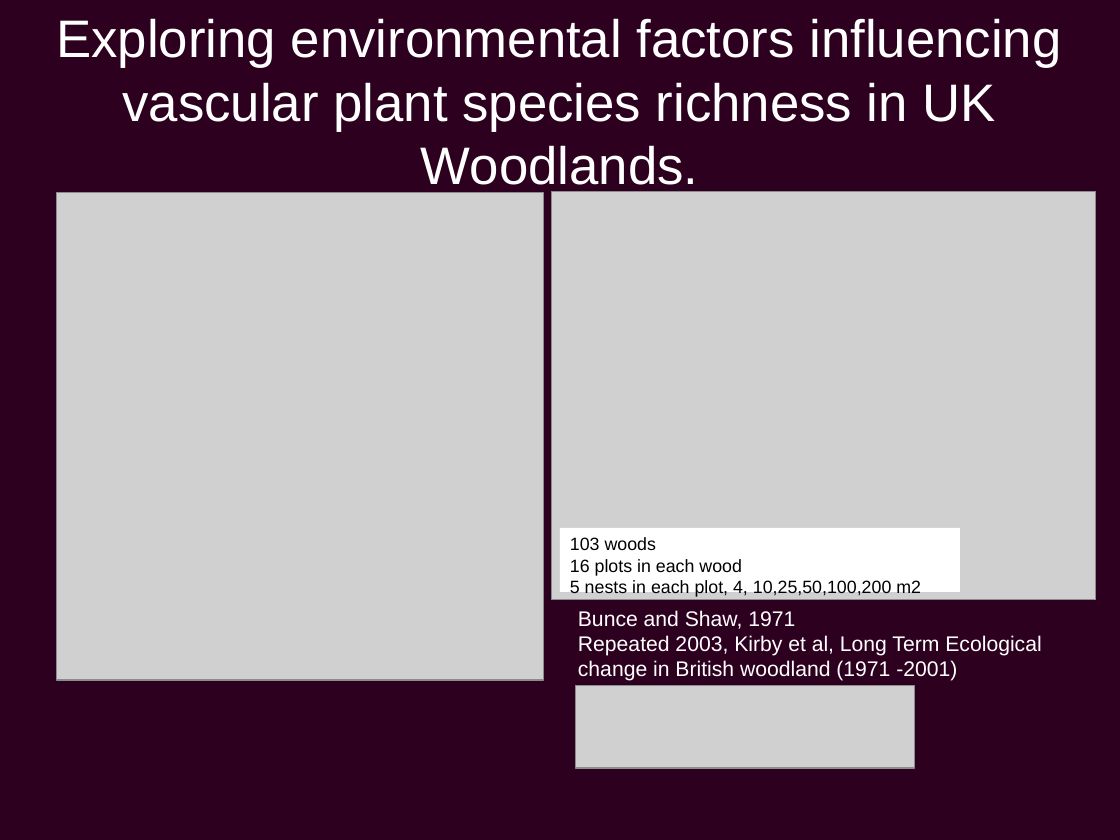
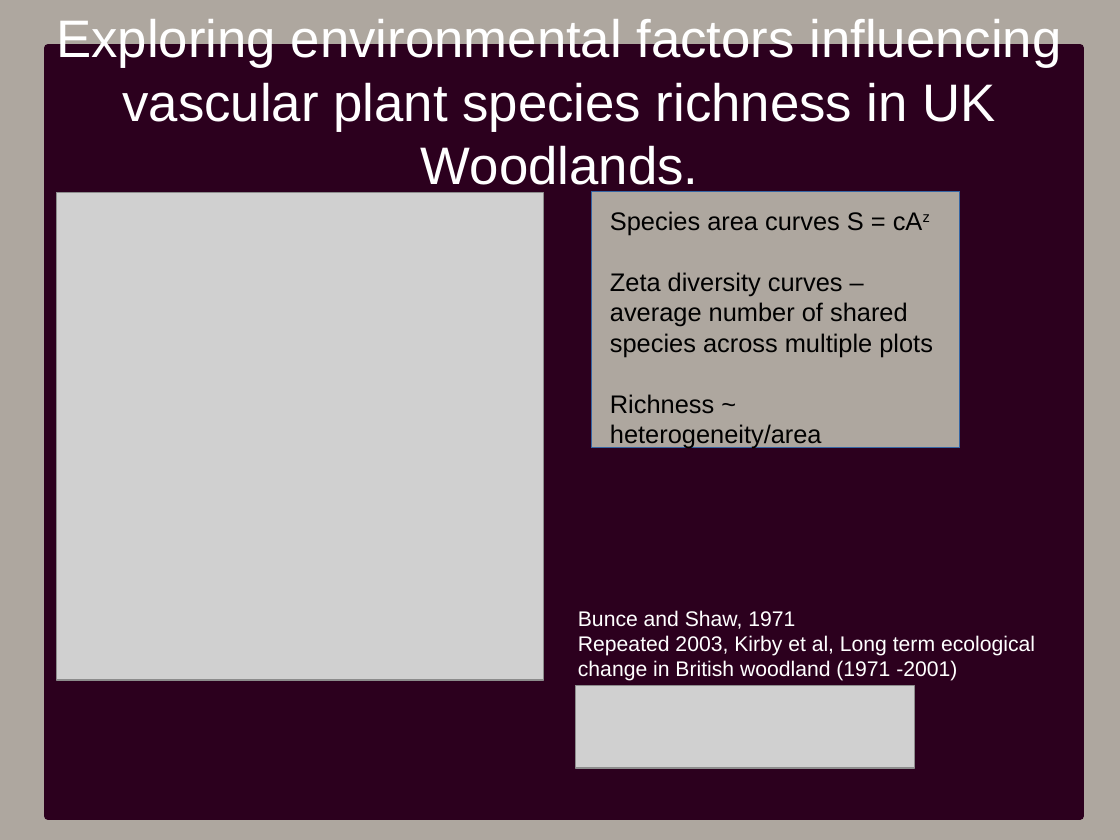
Before and after one commit to PetraGuy/CMEECourseWork, a slide deck: slide 1 of CMEEMainProject/Talk1.odp. Drawn at 1120x840 pixels with LibreOffice and Linux fonts; fonts in the diff are those of the drawing; grey boxes stand for pictures. Boxes give left, top, right and bottom in pixels: in the first picture for what was removed or moved away, otherwise in the second. Text is boxed around its words. In the diff, an @@ line names an element or a change of style, - is before the commit and + after.

```diff
--- a/CMEEMainProject/Talk1.odp
+++ b/CMEEMainProject/Talk1.odp
@@ background #2C001E to #AEA79F @@
@@ rectangle added at (48, 48, 1080, 816), fill #2C001E, outline #2C001E 5.67 pt @@
@@ picture removed at (552, 192, 1096, 601) @@
@@ rectangle added at (593, 192, 960, 448), fill #AEA79F, outline #3465A4 0 pt @@
@@ text added at (610, 211, 933, 449), 18 pt, text #000000 @@
+Species area curves S = cAz
+Zeta diversity curves – average number of shared species across multiple plots
+Richness ~ heterogeneity/area
@@ rectangle removed at (560, 528, 960, 593) @@
-103 woods
-16 plots in each wood
-5 nests in each plot, 4, 10,25,50,100,200 m2
@@ text at (578, 635, 1035, 681): text changed @@
-Repeated 2003, Kirby et al, Long Term Ecological change in British woodland (1971 -2001)
+Repeated 2003, Kirby et al, Long term ecological change in British woodland (1971 -2001)
```
Also in this commit, not shown: 4 other slides changed, 7 slides added, 1 slide removed, 25 other files.
